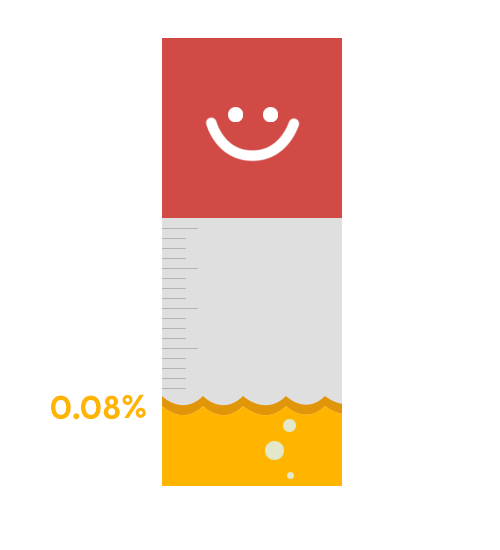
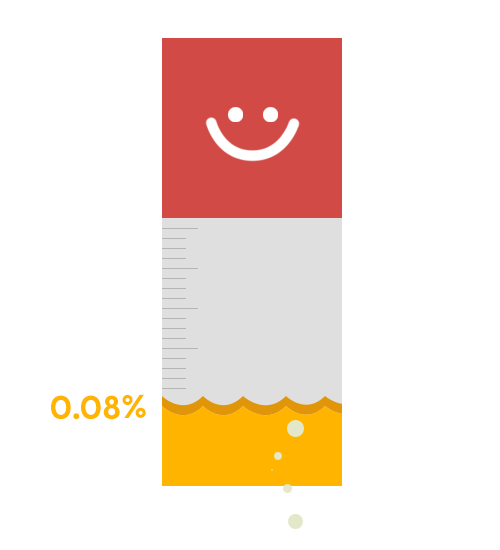
The second w=500, h=550 image is a revision of the first. Changes to its layers:
painted on "beer bubbles" over [265, 419, 304, 529]
